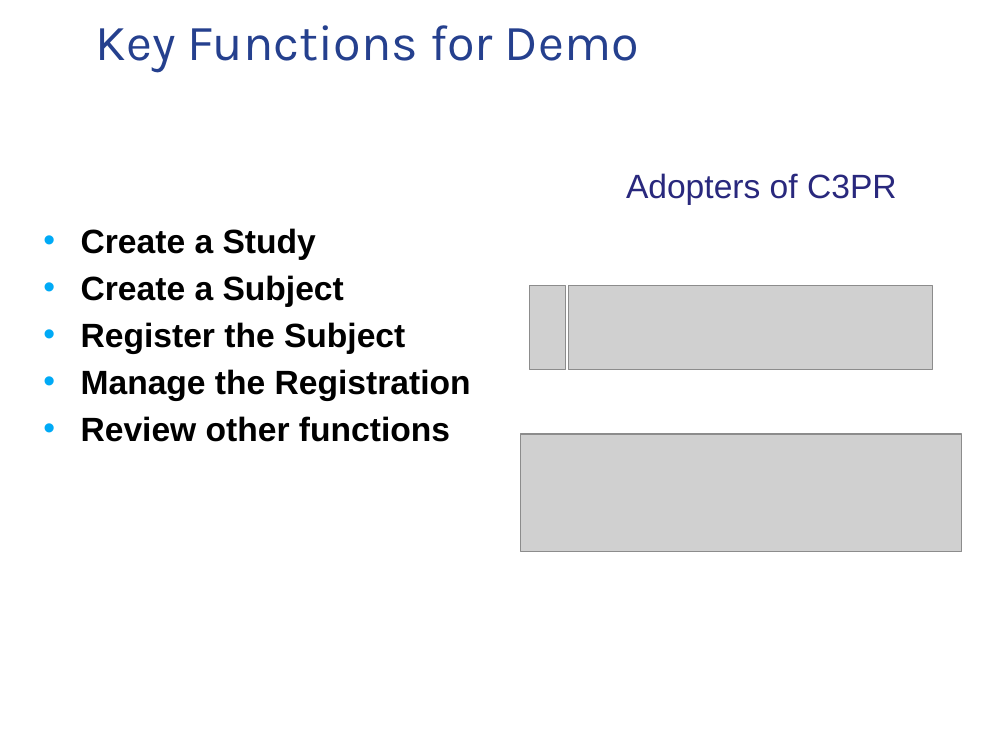
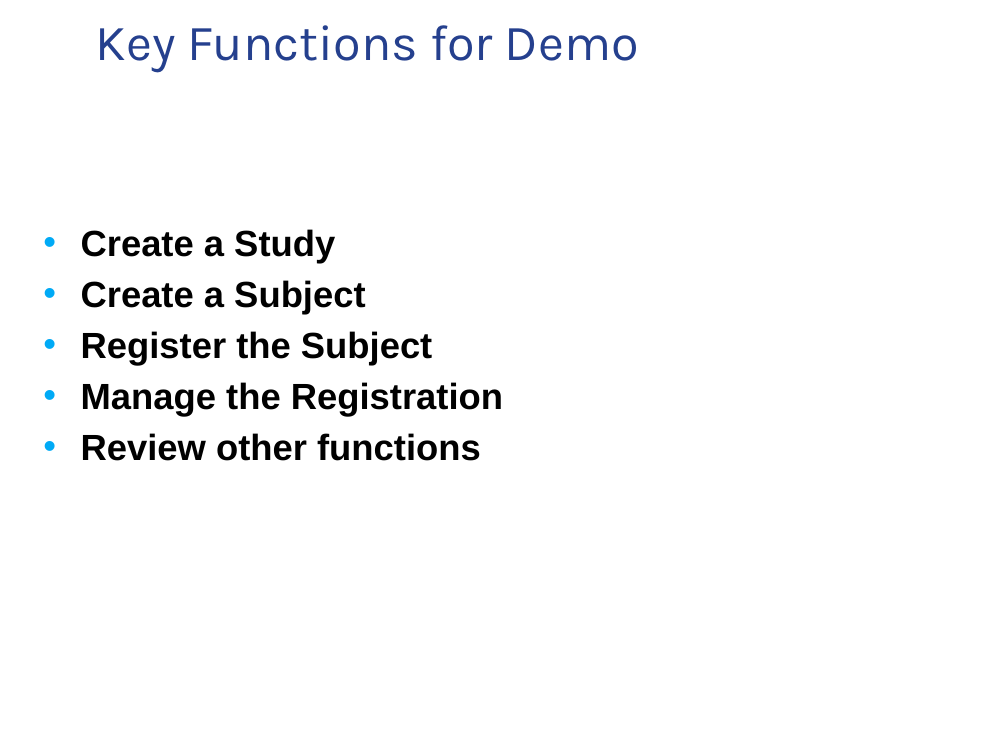
Before and after one commit to NCIP/c3pr-docs, a slide deck: slide 10 of documentation/presentations/20091210_c3pr_city_of_hope_demo/caBIG_C3PR Demo_Slides_CityofHope_wsw.pptx (slide 9 before the commit). Drawn at 1008x756 pixels with LibreOffice and Linux fonts; fonts in the diff are those of the drawing; grey boxes stand for pictures; background and template pictures are left out. Boxes give left, top, right and bottom in pixels: in the first picture for what was removed or moved away, otherwise in the second. Text is boxed around its words. In the diff, an @@ line names an element or a change of style, - is before the commit and + after.

```diff
--- a/documentation/presentations/20091210_c3pr_city_of_hope_demo/caBIG_C3PR Demo_Slides_CityofHope_wsw.pptx
+++ b/documentation/presentations/20091210_c3pr_city_of_hope_demo/caBIG_C3PR Demo_Slides_CityofHope_wsw.pptx
@@ text "Create a Study" at [81,229,503,461]: size 24 to 26 pt @@
@@ text removed at [626,173,897,205] @@
-Adopters of C3PR
@@ picture removed at [529,285,565,369] @@
@@ picture removed at [569,285,932,369] @@
@@ picture removed at [521,434,963,552] @@
```
Also in this commit, not shown: 7 other slides changed, 1 slide added.
